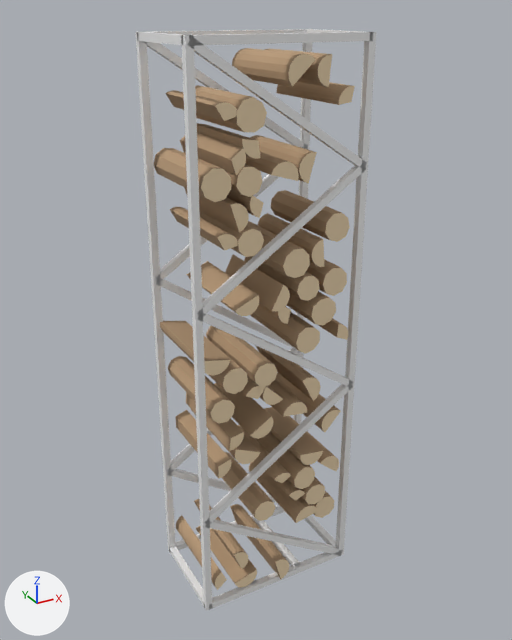
What one commit did to the glTF model drovnytsia_z_drovamy.glb.
Before and after are seen from a 50 mm camera at (-0.891, -1.624, 1.652) aimed at (0.008, 0.011, 0.834). Every picture has the same lights, and +X, +Y and +Z are marked at lower left. The first picture is the older version.

Objects in the first picture: 'bark', 'frame', 'log_ends'.
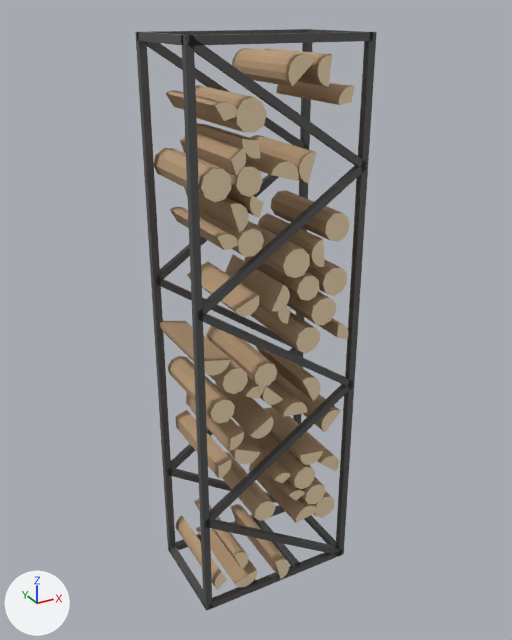
Location of each change, [x1, y1, x2, y2] in pixels of the pictures (512 x 640 px):
'frame', recoloured (white to dark grey): [135, 29, 377, 611] in both

What changed in the scene script:
```text
Change mat_material_0:
    mat_material_0.base_color: (0.933, 0.933, 0.933) -> (0.11, 0.11, 0.11)  # white #f7f7f7 -> dark grey #5d5d5d
```
